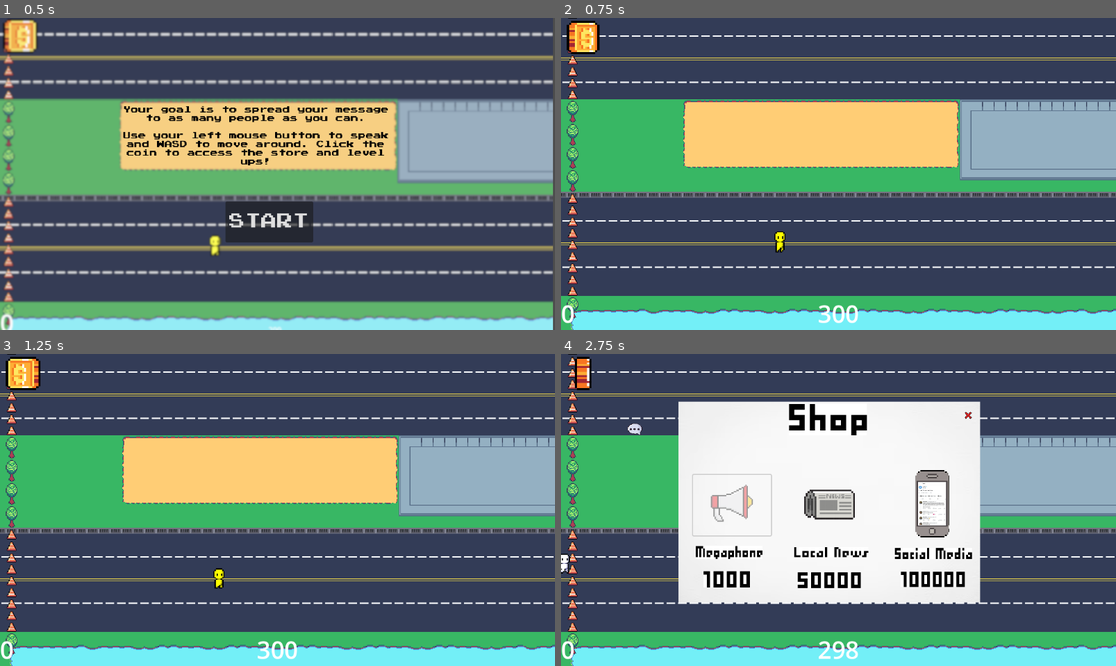
Above: before the commit, frames 1-4 (two rows, left to right).
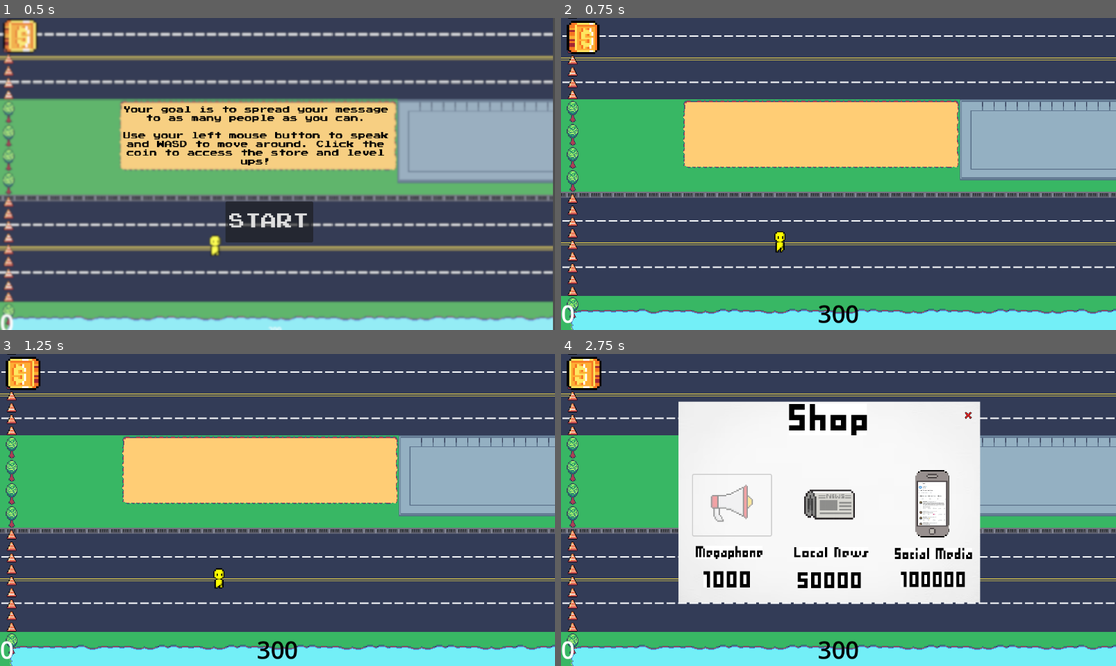
Above: after the commit, the same moments.

Repository: eliseokeefe/GameDevFinal
Game: Godot game, scene res://start.tscn
The game is run twice, just before and just after one commit, with the same random seed, the same clock (stepped at 60 frames per second) and the same inputs.
Inputs (mouse positions are in pixels of both pictures, inside the frame that each line leads up to):
- Up to frame 1 (0.5 s): no input
- Up to frame 2 (0.75 s): click "START" at 0.5 s
- Up to frame 3 (1.25 s): no input
- Up to frame 4 (2.75 s): click (583, 375) at 1.25 s; click (733, 503) at 2 s

Frame 1 is identical in both runs. In frame 2, 0.2% of the frame differs, in the area x 46-54%, y 91-98%; in frame 3, 0.2%; in frame 4, 1.0%, in the area x 0-54%, y 0-98%.

Commit message:
Added pause to shop click

Diff:
--- a/in_game_hud.tscn
+++ b/in_game_hud.tscn
@@ -101,6 +101,7 @@
 offset_right = 43.5
 grow_horizontal = 2
 grow_vertical = 0
+theme_override_colors/font_color = Color(0, 0, 0, 1)
 theme_override_font_sizes/font_size = 50
 text = "300
 "
--- a/shop_gui.gd
+++ b/shop_gui.gd
@@ -30,9 +30,10 @@
 
 
 func _on_in_game_hud_shop_pressed():
-	print("hi")
 	show()
+	get_tree().paused = true
 
 
 func _on_close_button_pressed():
 	hide()
+	get_tree().paused = false
--- a/shop_gui.tscn
+++ b/shop_gui.tscn
@@ -15,6 +15,7 @@
 [ext_resource type="Texture2D" uid="uid://cg7badwov3r2k" path="res://ShopSprites/ShopXButton.png" id="13_kgiux"]
 
 [node name="ShopGUI" type="CanvasLayer"]
+process_mode = 2
 script = ExtResource("1_37cko")
 
 [node name="Background" type="Sprite2D" parent="."]
